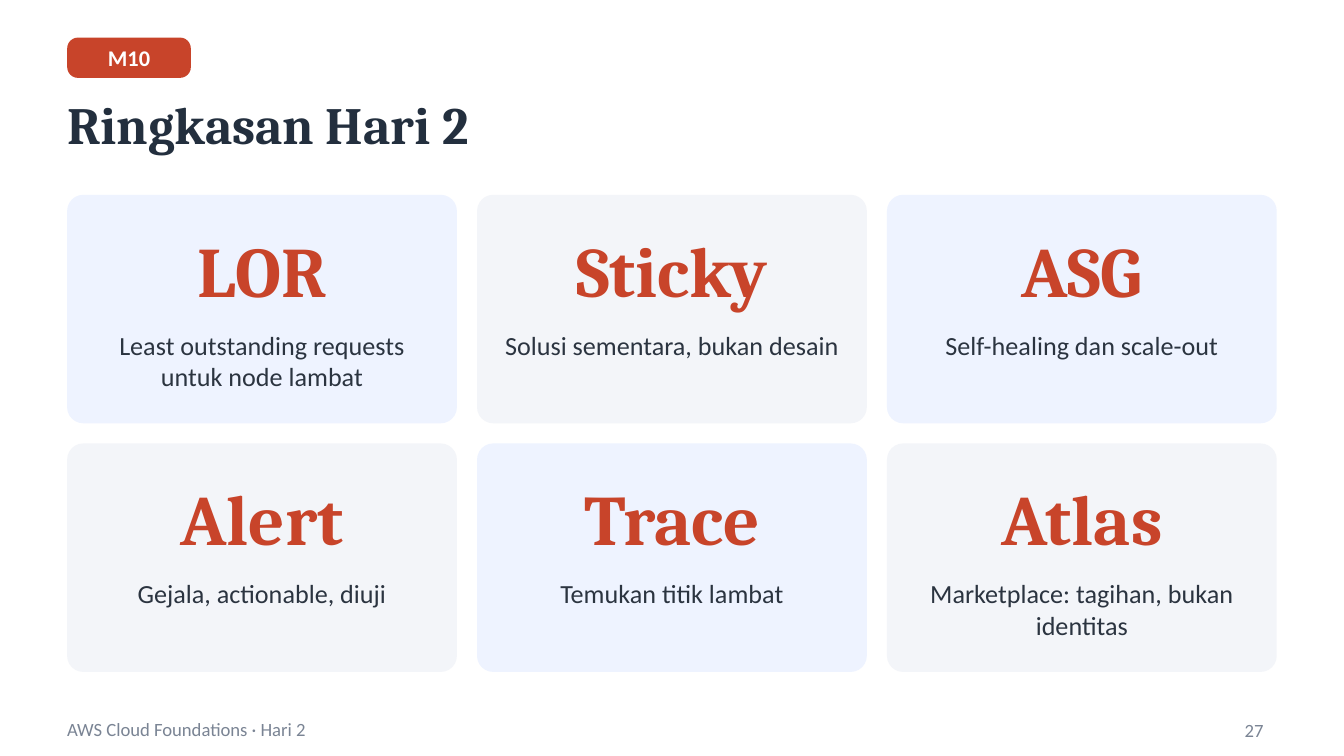
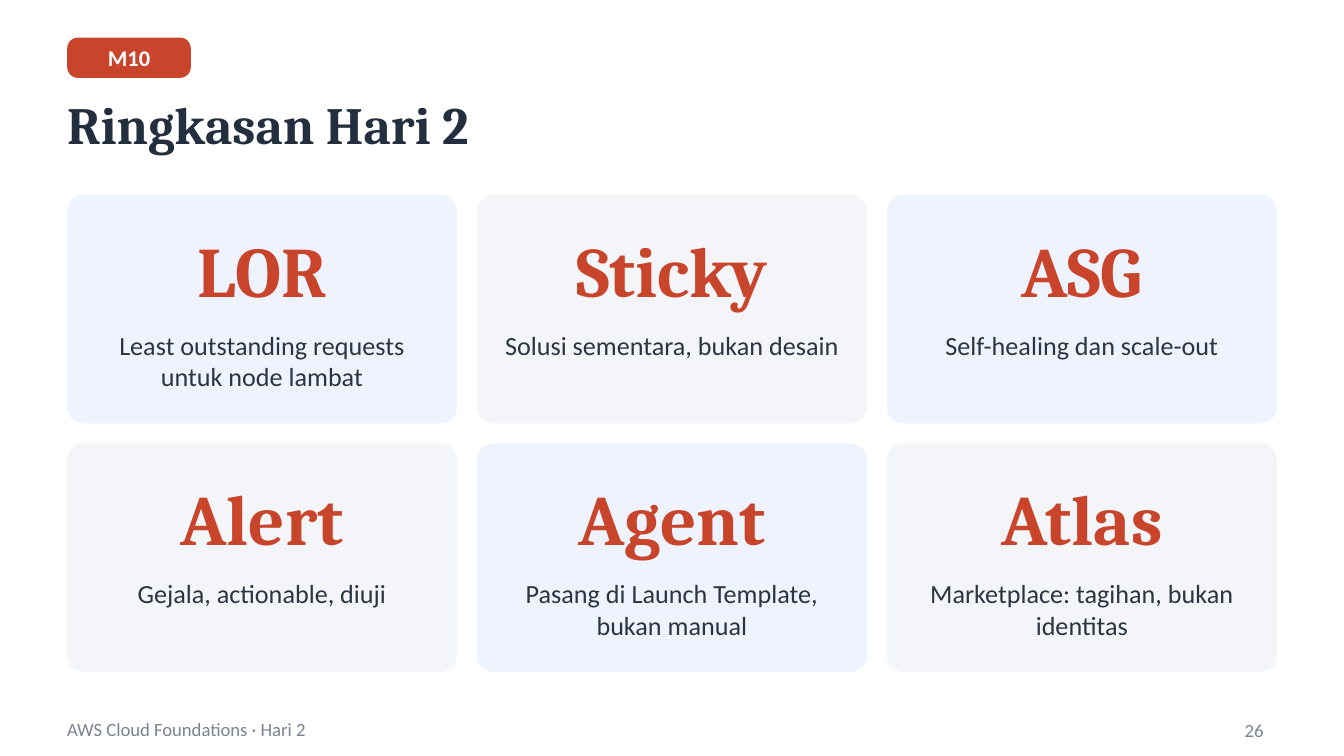
Before and after one commit to singgih-yunanto/aws-cloud-foundation, a slide deck: slide 26 of slides/Day2-ALB-Monitoring-Database.pptx (slide 27 before the commit). Drawn at 1344x756 pixels with LibreOffice and Linux fonts; fonts in the diff are those of the drawing. Boxes give left, top, right and bottom in pixels: in the first picture for what was removed or moved away, otherwise in the second. Text is boxed around its words. In the diff, an @@ line names an element or a change of style, - is before the commit and + after.

Commit message:
Rebuild Day 3 around ECS Fargate, move X-Ray to Day 3, and improve lab readability
- Add Labs 7 to 10: ECS Fargate and EC2 deploy, monitoring and change tracking, X-Ray on Fargate, VPC peering and Site-to-Site VPN
- Lab 6 is now DocumentDB and the CloudWatch Agent on the ASG (tracing moved to Day 3)
- lab-app: container support (Dockerfile, ECS task definitions), version label, and failure endpoints
- Add the Day 3 deck and update the Day 2 deck
- Format sub-steps and labelled lines so they render on separate lines

```diff
--- a/slides/Day2-ALB-Monitoring-Database.pptx
+++ b/slides/Day2-ALB-Monitoring-Database.pptx
@@ text at (x1=579, y1=497, x2=766, y2=560): text changed @@
-Trace
+Agent
@@ text at (x1=526, y1=585, x2=817, y2=635): text changed @@
-Temukan titik lambat
+Pasang di Launch Template, bukan manual
@@ page number at (x1=1245, y1=724, x2=1264, y2=737): text changed @@
-27
+26
```
Also in this commit, not shown: 4 other slides changed, 1 slide removed, 28 other files.
